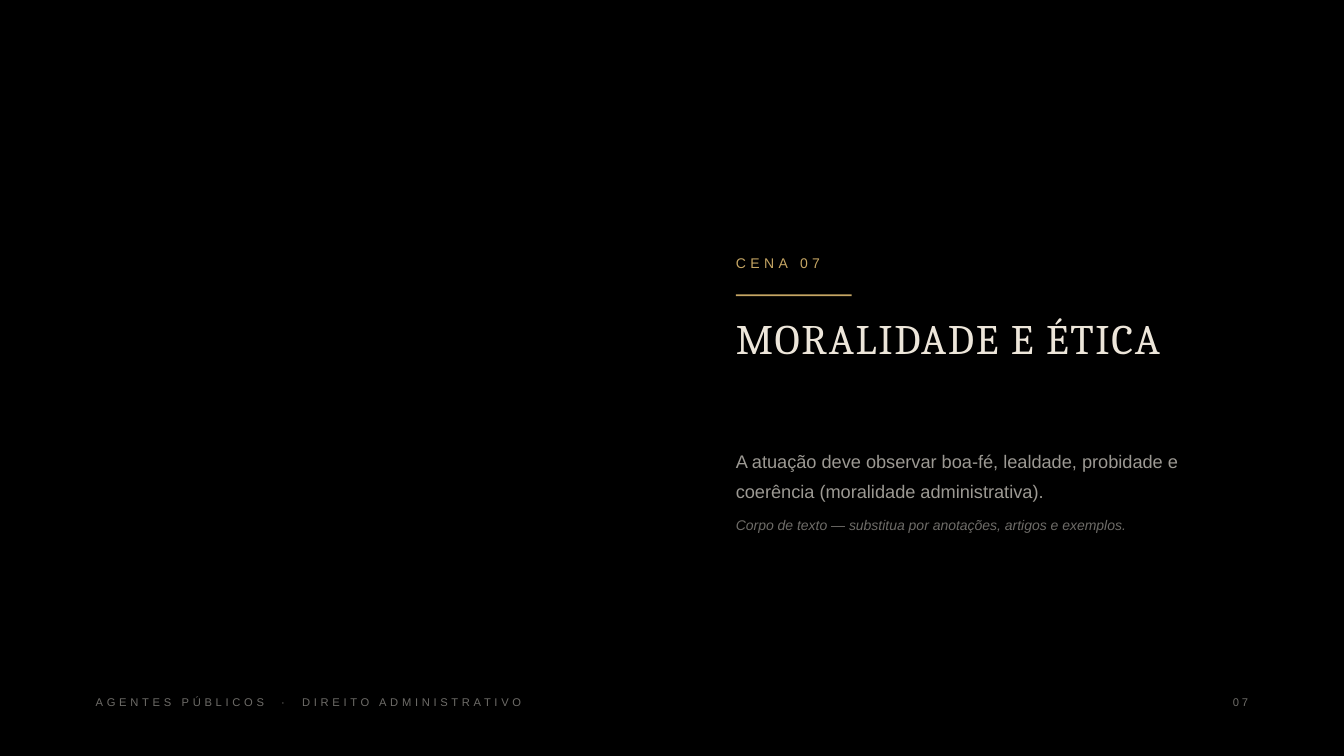
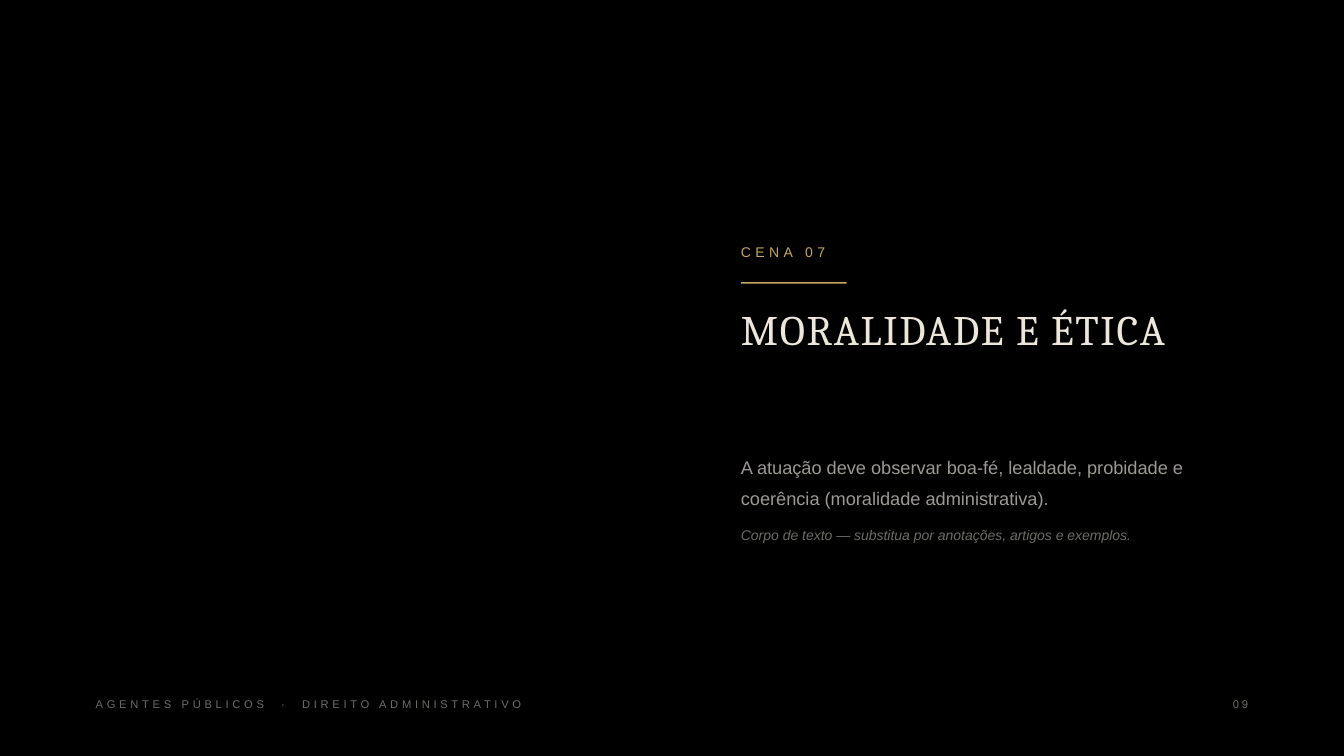
Before and after one commit to ceo-backup-save/rea, a slide deck: slide 9 of storyboards/direito-administrativo-agentes-publicos/apresentacao-agentes-publicos.pptx. Drawn at 1344x756 pixels with LibreOffice and Linux fonts; fonts in the diff are those of the drawing; background and template pictures are left out. Boxes give left, top, right and bottom in pixels: in the first picture for what was removed or moved away, otherwise in the second. Text is boxed around its words. In the diff, an @@ line names an element or a change of style, - is before the commit and + after.

```diff
--- a/storyboards/direito-administrativo-agentes-publicos/apresentacao-agentes-publicos.pptx
+++ b/storyboards/direito-administrativo-agentes-publicos/apresentacao-agentes-publicos.pptx
@@ rectangle: place and size @@
-rectangle at [517,0,1344,756]
+rectangle at [507,0,1344,756]
@@ text "CENA 07": place and size @@
-text "CENA 07" at [736,258,820,268]
+text "CENA 07" at [741,247,825,257]
@@ rectangle: place and size @@
-rectangle at [736,294,852,296]
+rectangle at [741,282,847,283]
@@ text "MORALIDADE E ÉTICA": place and size @@
-text "MORALIDADE E ÉTICA" at [736,318,1160,355]
+text "MORALIDADE E ÉTICA" at [741,309,1165,346]
@@ text "MORALIDADE E ÉTICA" at [741,309,1165,346]: line spacing 0.95 to 0.96 @@
@@ text at [736,520,1126,533]: paragraph removed @@
-Corpo de texto — substitua por anotações, artigos e exemplos.
@@ text added at [741,530,1131,543], 10 pt, text #6E6C68, italic @@
+Corpo de texto — substitua por anotações, artigos e exemplos.
@@ text at [1233,700,1248,708]: text changed @@
-07
+09
```
Also in this commit, not shown: 15 other slides changed, 1 slide added, 39 other files.
